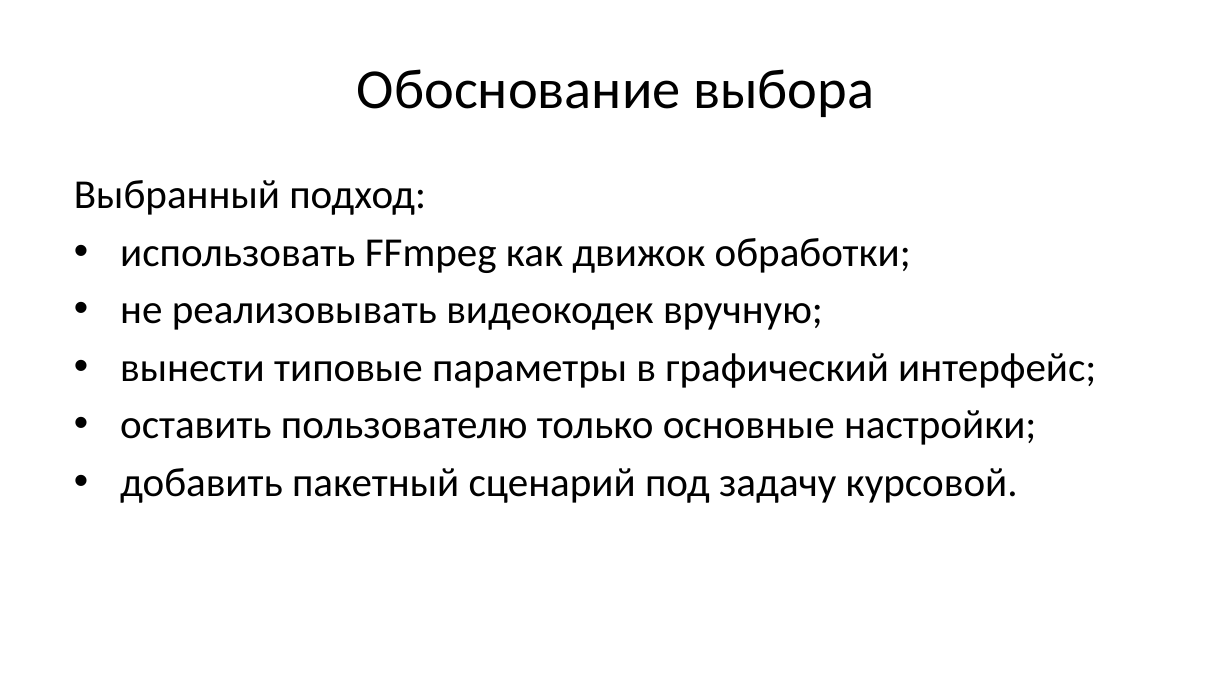
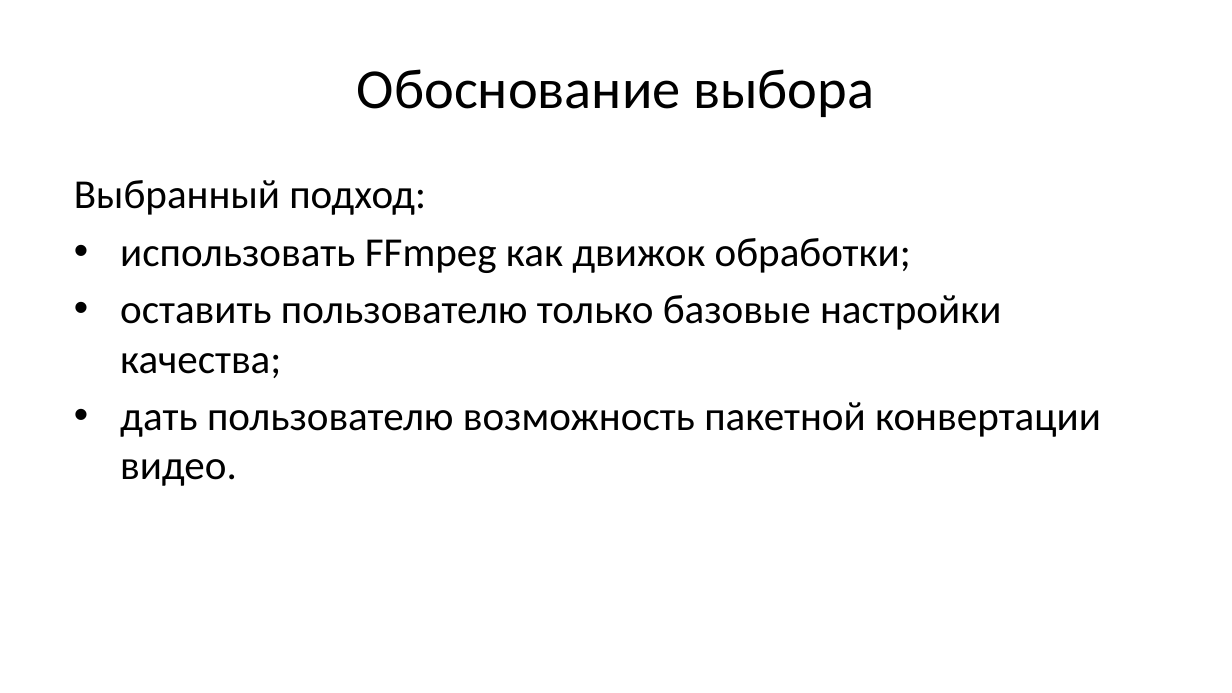
Before and after one commit to Wool5443/Study-data, a slide deck: slide 7 of Programming/Project/presentation/floppy-defense.odp (slide 8 before the commit). Drawn at 1232x693 pixels with LibreOffice and Linux fonts; fonts in the diff are those of the drawing. Boxes give left, top, right and bottom in pixels: in the first picture for what was removed or moved away, otherwise in the second. Text is boxed around its words. In the diff, an @@ line names an element or a change of style, - is before the commit and + after.

```diff
--- a/Programming/Project/presentation/floppy-defense.odp
+++ b/Programming/Project/presentation/floppy-defense.odp
@@ text at [120,295,1101,486]: text changed @@
-• не реализовывать видеокодек вручную;
-• вынести типовые параметры в графический интерфейс;
-• оставить пользователю только основные настройки;
-• добавить пакетный сценарий под задачу курсовой.
+• оставить пользователю только базовые настройки качества;
+• дать пользователю возможность пакетной конвертации видео.
```
Also in this commit, not shown: 13 other slides changed, 4 slides removed, 3 other files.
